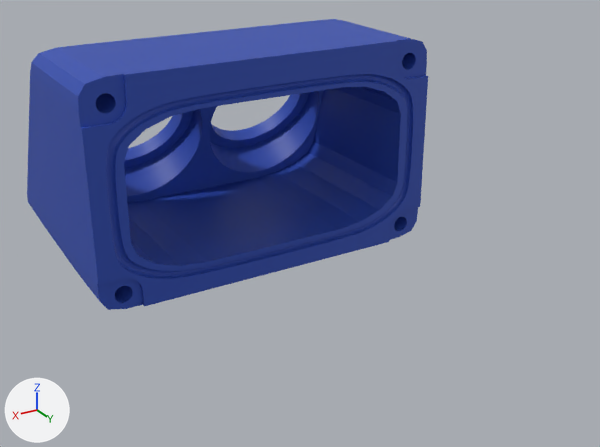
Before and after pictures for a commit that changed the Blender file Velocity/Heterodyne/CAD/Velocity.blend.
Before and after are seen from a 50 mm camera at (53.4, 114.7, 34.3) aimed at (0.2, 26.0, -10.0). Arrows for +X, +Y and +Z are at lower left; the lights stay in place.

Objects in the first picture: 'Case'.
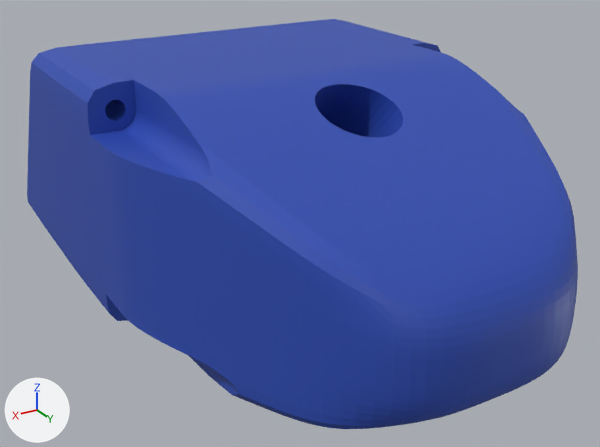
Commit message: added velocity casing for smaller tranducer

ob_screw_bool is not drawn itself; it is used by a modifier of ob_case, ob_caseback.

Where the change shows, as pixel boxes (x1, y1, x2, y2) in the pictures (600 x 447 px):
'CaseBack', shown (blue)
    after: (80, 40, 578, 429)
'Case', reshaped
    before: (27, 19, 428, 310)
    after: (27, 19, 419, 302)

The change in detail:
Object 'Screw Bool' (ob_screw_bool) moves from (24.5, 48.5, 9.5) to (24.5, 52.0, 9.5).
Object 'CaseBack' (ob_caseback) is now shown.
